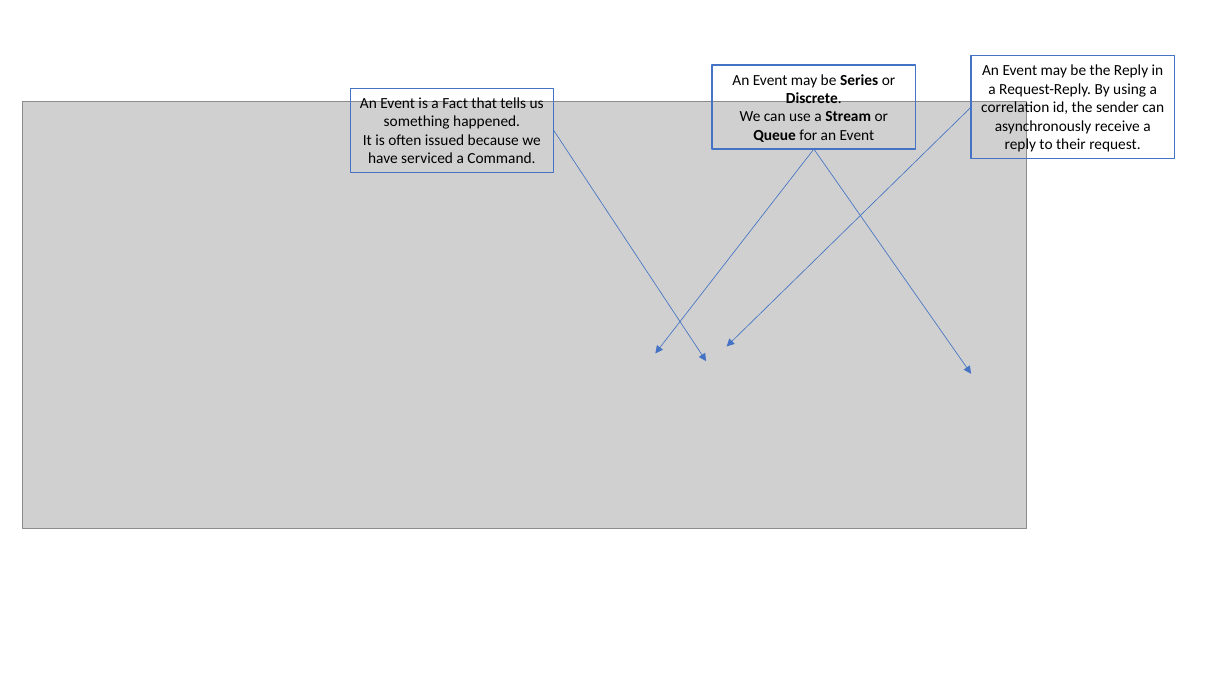
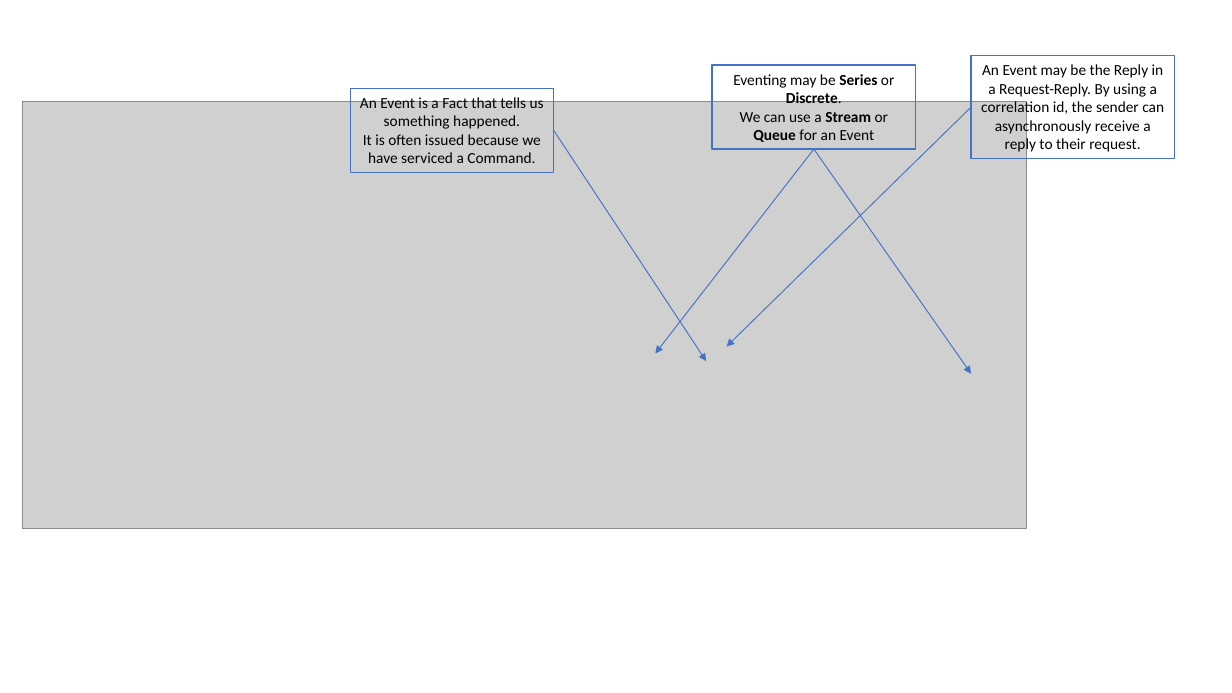
Before and after one commit to iancooper/Presentations, a slide deck: slide 25 of Polyglot Flow Build Stuff.pptx. Drawn at 1232x693 pixels with LibreOffice and Linux fonts; fonts in the diff are those of the drawing; grey boxes stand for pictures. Boxes give left, top, right and bottom in pixels: in the first picture for what was removed or moved away, otherwise in the second. Text is boxed around its words. In the diff, an @@ line names an element or a change of style, - is before the commit and + after.

```diff
--- a/Polyglot Flow Build Stuff.pptx
+++ b/Polyglot Flow Build Stuff.pptx
@@ text in rectangle at (733, 74, 894, 103): text changed @@
-An Event may be Series or Discrete.
+Eventing may be Series or Discrete.
@@ arrow (971, 107) - (726, 347): stroke #4472C4 0.5 pt to #4472C4 0.75 pt @@
@@ arrow (554, 130) - (706, 361): stroke #4472C4 0.5 pt to #4472C4 0.75 pt @@
@@ arrow (814, 149) - (655, 354): stroke #4472C4 0.5 pt to #4472C4 0.75 pt @@
@@ arrow (814, 149) - (971, 374): stroke #4472C4 0.5 pt to #4472C4 0.75 pt @@
```
Also in this commit, not shown: 28 other slides changed, 1 slide added, 3 slides removed.
